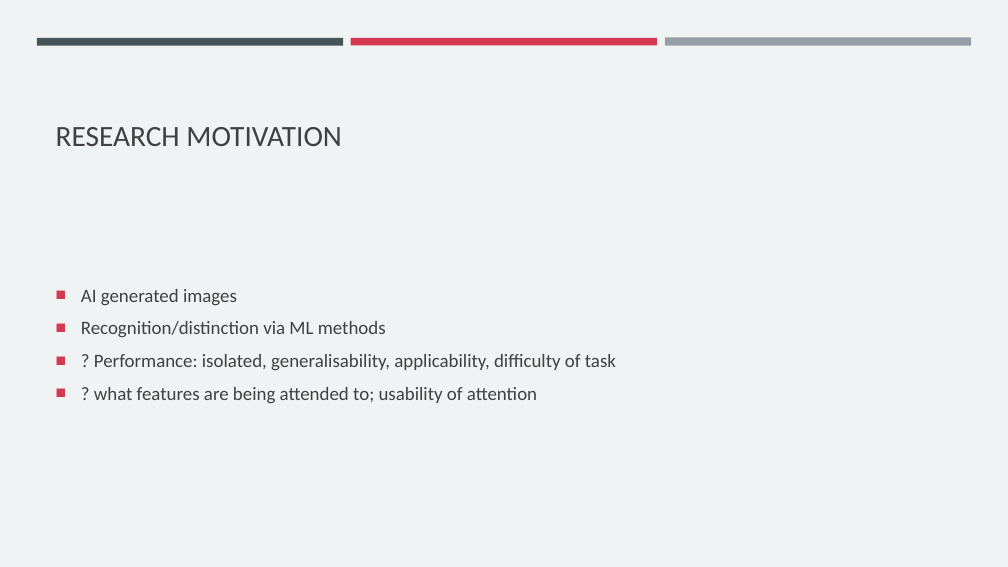
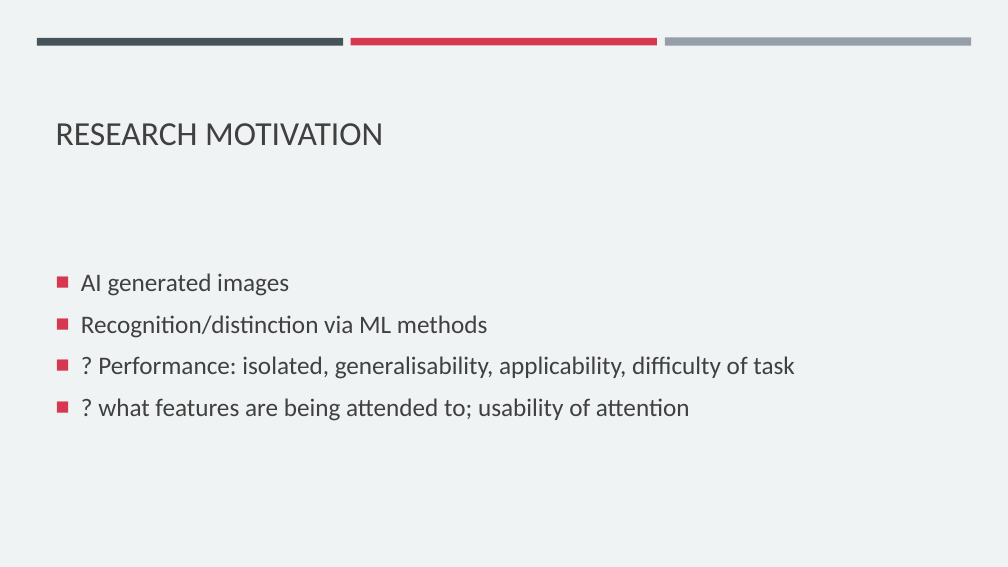
Before and after one commit to jshrdt/aics-project, a slide deck: slide 3 of paper/aics_ppp.pptx. Drawn at 1008x567 pixels with LibreOffice and Linux fonts; fonts in the diff are those of the drawing. Boxes give left, top, right and bottom in pixels: in the first picture for what was removed or moved away, otherwise in the second. Text is boxed around its words. In the diff, an @@ line names an element or a change of style, - is before the commit and + after.

```diff
--- a/paper/aics_ppp.pptx
+++ b/paper/aics_ppp.pptx
@@ title "RESEARCH MOTIVATION" at box(56, 123, 383, 145): size 28 to 32 pt @@
@@ text "AI generated images" at box(81, 273, 794, 421): size 18 to 24 pt; more space between paragraphs @@
```
Also in this commit, not shown: 5 other slides changed, 12 slides added, 11 other files.
